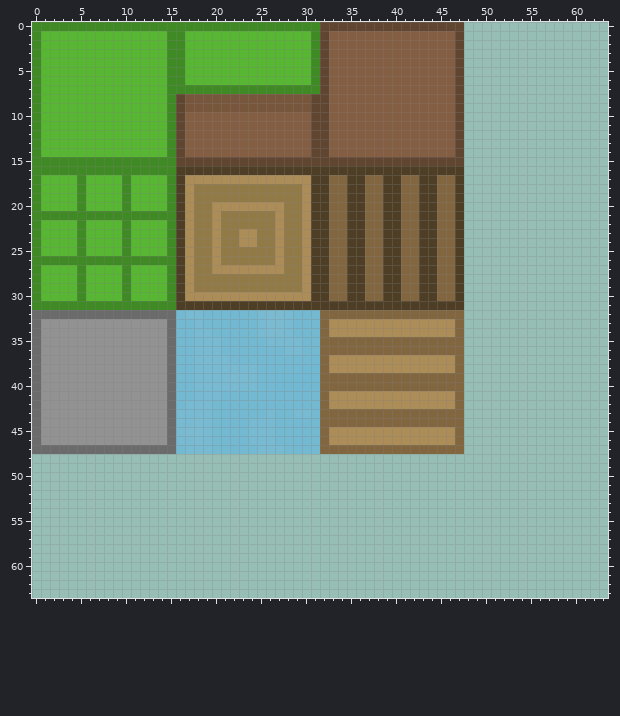
File history of a pixel-art sprite, UV3.png. The picture above was drawn from the file before the commit.
The file is 64x64 pixels. Colours within 5 levels of each other are drawn and written as one.
And afterwards:
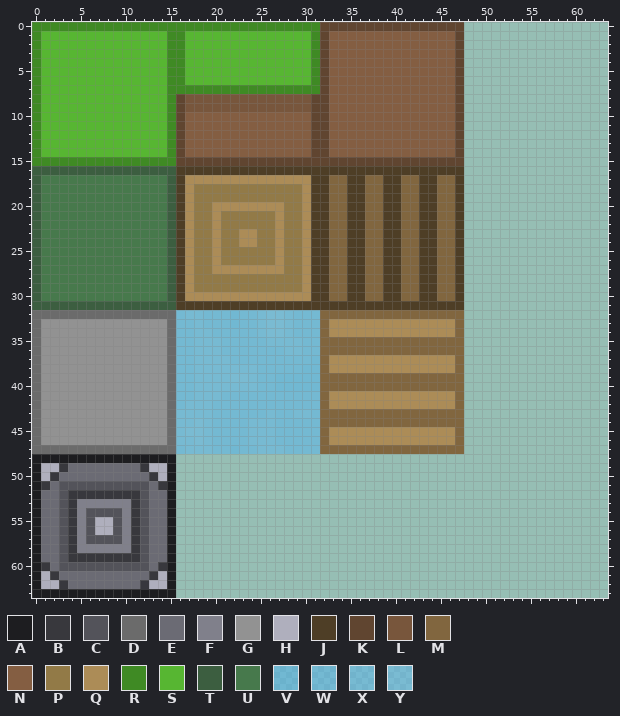
Palette (. is transparent): A #1d1d20  B #38383d  C #53535a  D #6b6b6b  E #6b6b74  F #80808b  G #929292  H #afafbd  J #4e3e26  K #604530  L #78563c  M #81663f  N #845e42  P #927a47  Q #ac8c57  R #3f8a24  S #57b632  T #3c5e40  U #47794c  V #4cb1f17f  W #52b3f17f  X #58b5f17f  Y #5eb7f17f
Edits made:
@@ x 0..17 @@
 15 RRRRRRRRRRRRRRRRKK
-16 RRRRRRRRRRRRRRRRJJ
-17 RSSSSRSSSSRSSSSRJQ
-18 RSSSSRSSSSRSSSSRJQ
-19 RSSSSRSSSSRSSSSRJQ
-20 RSSSSRSSSSRSSSSRJQ
-21 RRRRRRRRRRRRRRRRJQ
-22 RSSSSRSSSSRSSSSRJQ
-23 RSSSSRSSSSRSSSSRJQ
-24 RSSSSRSSSSRSSSSRJQ
-25 RSSSSRSSSSRSSSSRJQ
-26 RRRRRRRRRRRRRRRRJQ
-27 RSSSSRSSSSRSSSSRJQ
-28 RSSSSRSSSSRSSSSRJQ
-29 RSSSSRSSSSRSSSSRJQ
-30 RSSSSRSSSSRSSSSRJQ
-31 RRRRRRRRRRRRRRRRJJ
+16 TTTTTTTTTTTTTTTTJJ
+17 TUUUUUUUUUUUUUUTJQ
+18 TUUUUUUUUUUUUUUTJQ
+19 TUUUUUUUUUUUUUUTJQ
+20 TUUUUUUUUUUUUUUTJQ
+21 TUUUUUUUUUUUUUUTJQ
+22 TUUUUUUUUUUUUUUTJQ
+23 TUUUUUUUUUUUUUUTJQ
+24 TUUUUUUUUUUUUUUTJQ
+25 TUUUUUUUUUUUUUUTJQ
+26 TUUUUUUUUUUUUUUTJQ
+27 TUUUUUUUUUUUUUUTJQ
+28 TUUUUUUUUUUUUUUTJQ
+29 TUUUUUUUUUUUUUUTJQ
+30 TUUUUUUUUUUUUUUTJQ
+31 TTTTTTTTTTTTTTTTJJ
 32 DDDDDDDDDDDDDDDDWX
@@ x 0..17 @@
 47 DDDDDDDDDDDDDDDDWX
-48 ..................
-49 ..................
-50 ..................
-51 ..................
-52 ..................
-53 ..................
-54 ..................
-55 ..................
-56 ..................
-57 ..................
-58 ..................
-59 ..................
-60 ..................
-61 ..................
-62 ..................
-63 ..................
+48 AAAAAAAAAAAAAAAA..
+49 AHHBEEEEEEEEBHHA..
+50 AHBEEEEEEEEEEBHA..
+51 ABECCCCCCCCCCEBA..
+52 AEECBBBBBBBBCEEA..
+53 AEECBFFFFFFBCEEA..
+54 AEECBFCCCCFBCEEA..
+55 AEECBFCHHCFBCEEA..
+56 AEECBFCHHCFBCEEA..
+57 AEECBFCCCCFBCEEA..
+58 AEECBFFFFFFBCEEA..
+59 AEECBBBBBBBBCEEA..
+60 ABECCCCCCCCCCEBA..
+61 AHBEEEEEEEEEEBHA..
+62 AHHBEEEEEEEEBHHA..
+63 AAAAAAAAAAAAAAAA..
Pixel boxes of the changes (left, top, right, bottom) in both pictures:
changed: (32, 166, 176, 310)
added: (32, 454, 176, 598)
